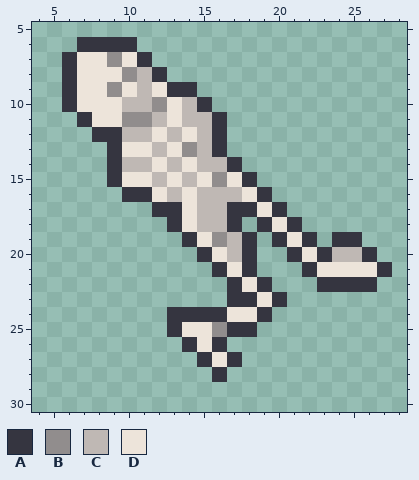
Edited in one commit: pixel-art sprite (Sprites/Skeleton/skeleton_right_1.png). The picture above is the old version.
The file is 32x32 pixels. Shown: x 4..28, y 5..30.
Palette (. is transparent): A #353540  B #918d8d  C #bfb8b4  D #ede4da
Pixels before, first column x 6:
 6 .AAAA.................
 7 ADDBDA................
 8 ADDDBCA...............
 9 ADDBDCDAA.............
10 ADDDCCBDCA............
11 .ADDBBCDCCA...........
12 ..AACCDCDCA...........
13 ...ADDCDBCA...........
14 ...ACCDCDCCA..........
15 ...ADDCDCDBDA.........
16 ....AADCDCCCDA........
17 ......AADCCAADA.......
18 .......ADCCA.ADA......
19 ........ADBCA.ADA.AA..
20 .........ADCA..ADACCA.
21 ..........ADA...ADDDDA
22 ...........ADA...AAAA.
23 ...........AADA.......
24 .......AAAADDA........
25 .......ADDBAA.........
26 ........ADA...........
27 .........ADA..........
28 ..........A...........
New version:
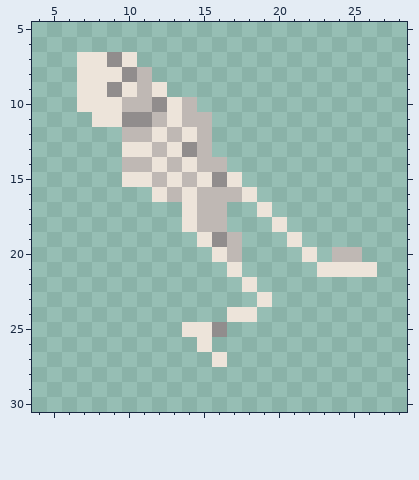
Changes in this commit:
Changed rows in their new state; - is an unchanged pixel.
first column x 6:
 6 -....-----------------
 7 .----.----------------
 8 .-----.---------------
 9 .------..-------------
10 .--------.------------
11 -.--------.-----------
12 --..------.-----------
13 ---.------.-----------
14 ---.-------.----------
15 ---.--------.---------
16 ----..-------.--------
17 ------..---..-.-------
18 -------.---.-.-.------
19 --------.---.-.-.-..--
20 ---------.--.--.-.--.-
21 ----------.-.---.----.
22 -----------.-.---....-
23 -----------..-.-------
24 -------....--.--------
25 -------.---..---------
26 --------.-.-----------
27 ---------.-.----------
28 ----------.-----------
Changed places in both pictures, as pixel boxes (x1, y1, x2, y2):
erased: (62, 37, 392, 382)
